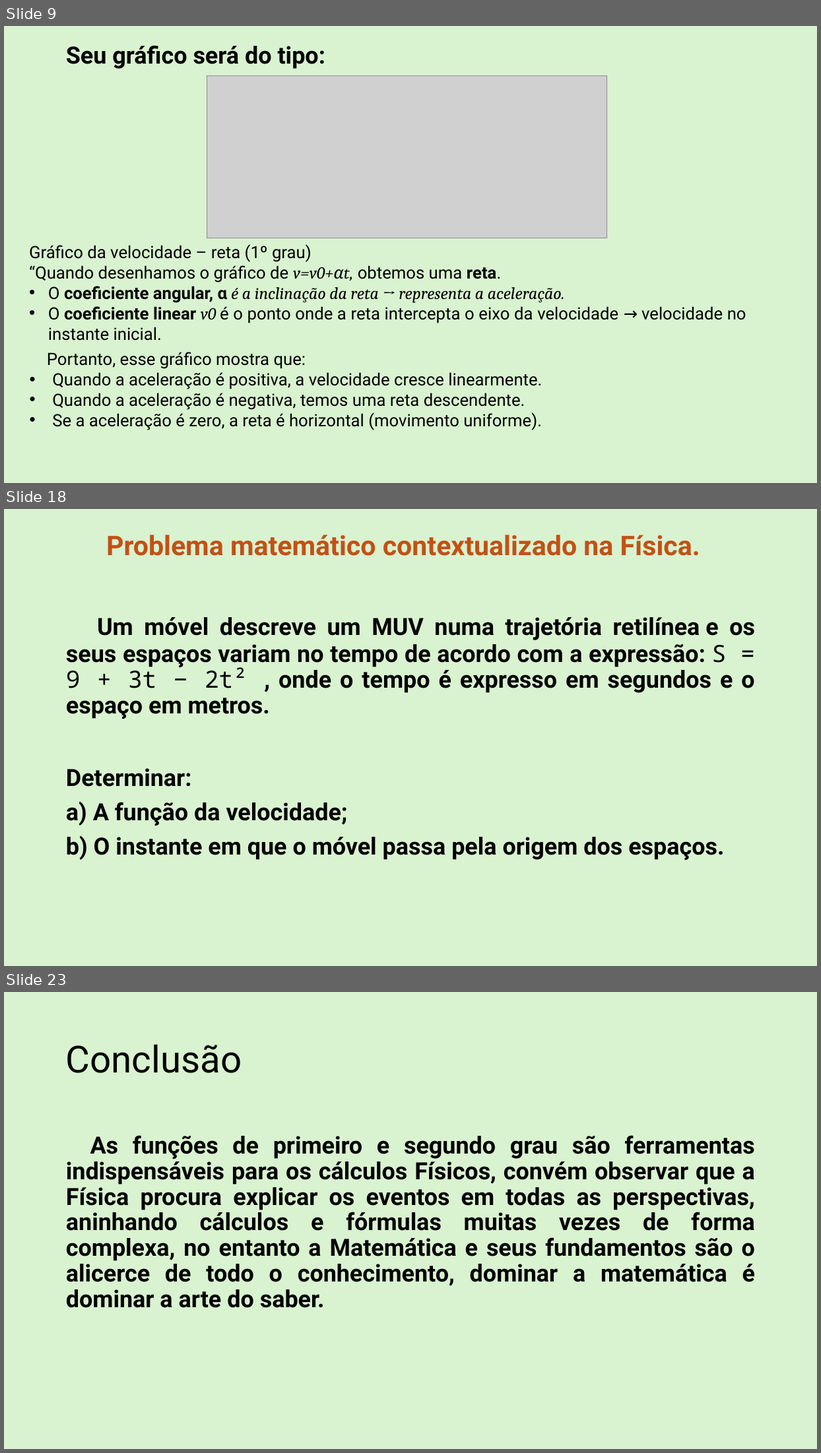
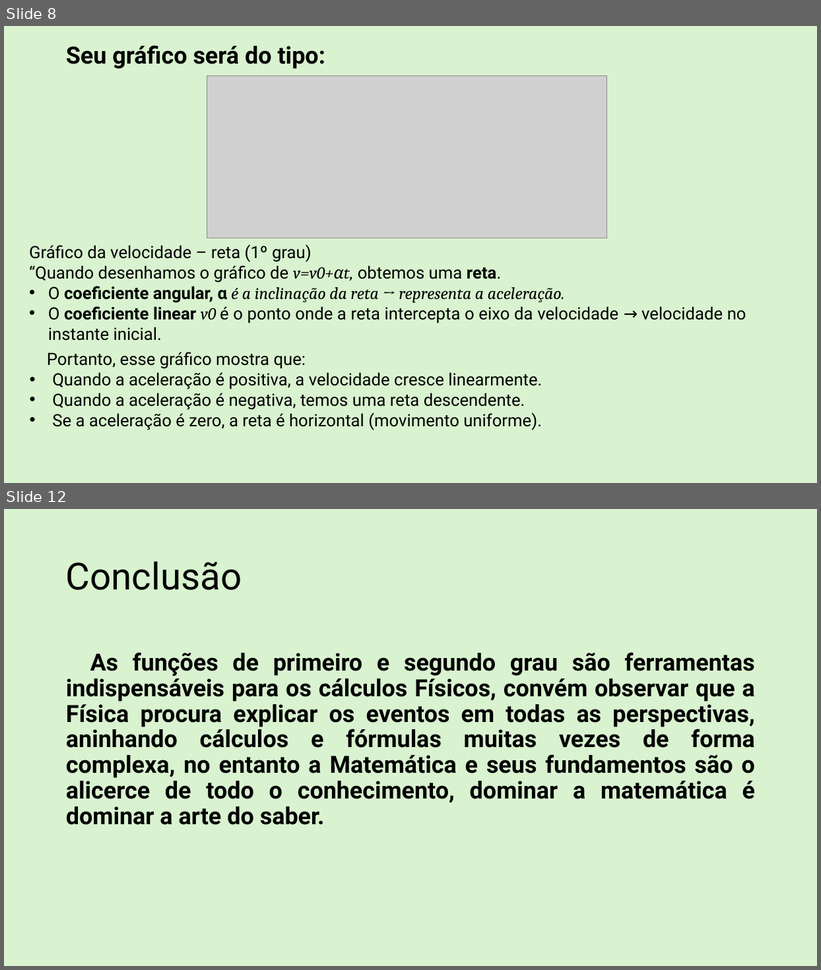
Before and after one commit to Rafael-Silva-Natal/IFRN_apresentacoes, a slide deck: Downloads/Matematica Fundamental.pptx. Shown one above the other, each under a label of ours: slides 9, 18 and 23 before the commit, slides 8 and 12 after it; the slides between them are not shown. The pictures are 821x1453 and 821x970 pixels, drawn with LibreOffice and Linux fonts; fonts in the diff are those of the drawing; grey boxes stand for pictures. Boxes give left, top, right and bottom in pixels: in the first picture for what was removed or moved away, otherwise in the second. Text is boxed around its words. In the diff, an @@ line names an element or a change of style, - is before the commit and + after.

```diff
--- a/Downloads/Matematica Fundamental.pptx
+++ b/Downloads/Matematica Fundamental.pptx
@@ slide 18 removed at box(4, 509, 817, 966), background #D9F2D0 @@
@@ title removed at box(106, 535, 700, 556) @@
-Problema matemático contextualizado na Física.
@@ text removed at box(66, 617, 755, 860) @@
-Um móvel descreve um MUV numa trajetória retilínea e os seus espaços variam no tempo de acordo com a expressão: S = 9 + 3t − 2t² , onde o tempo é expresso em segundos e o espaço em metros.
-Determinar:
-a) A função da velocidade;
-b) O instante em que o móvel passa pela origem dos espaços.
@@ what was slide 9 is now slide 8 @@
@@ what was slide 23 is now slide 12 @@
```
Also in this commit, not shown: 5 slides changed, 3 slides added, 13 other slides removed, 2 other files.
